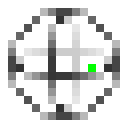
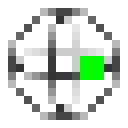
Layer changes from the first w=128, h=128 image to the second:
painted on "x_gate.png" over [80,56,104,80]
